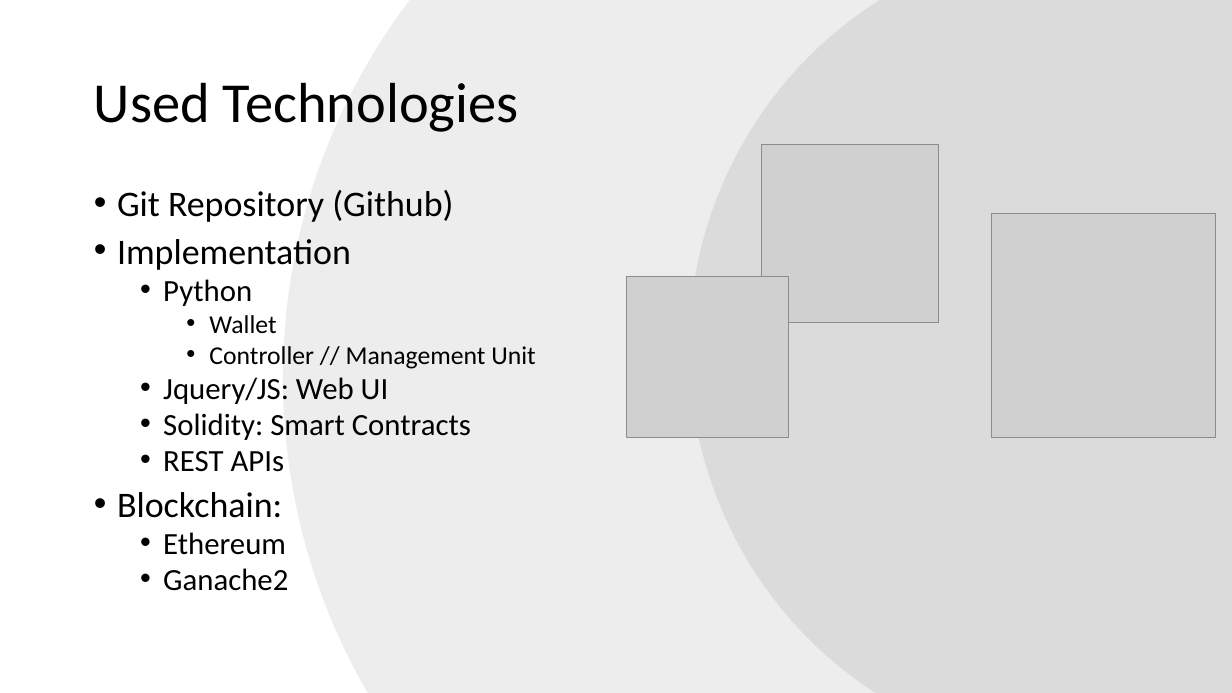
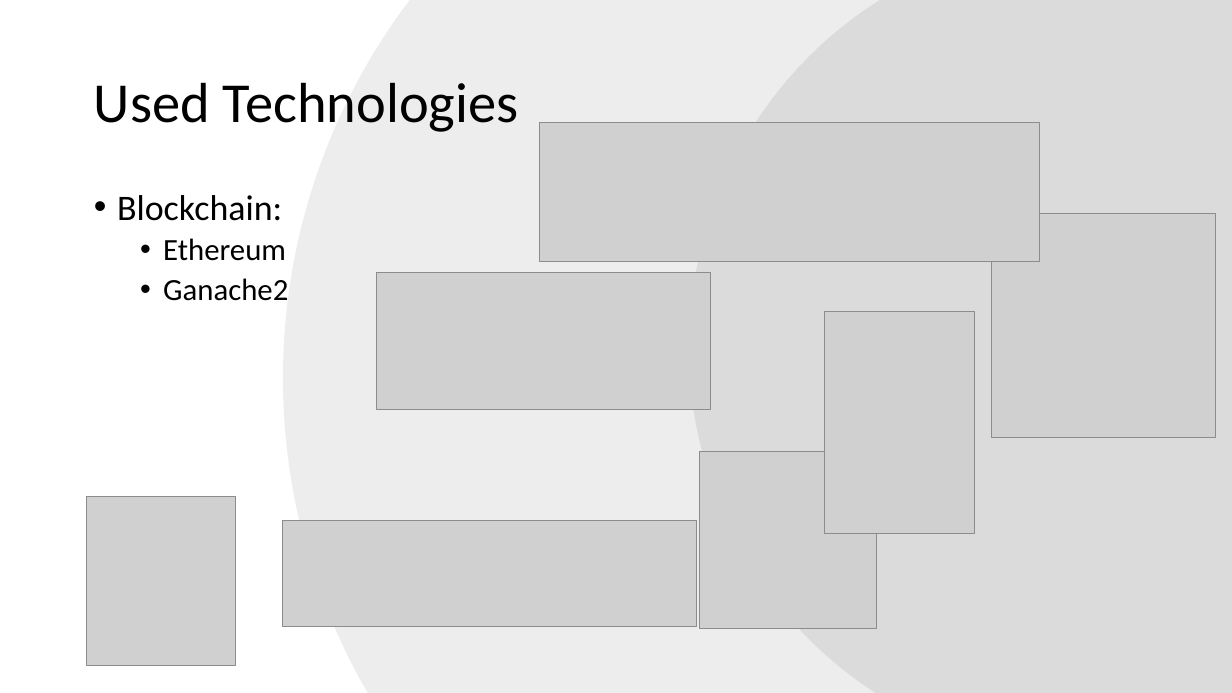
Before and after one commit to JuanPedroGHM/ChainReaction, a slide deck: slide 6 of chainreaction_pitch_2018_02_03_18-00-00.pptx. Drawn at 1232x693 pixels with LibreOffice and Linux fonts; fonts in the diff are those of the drawing; grey boxes stand for pictures. Boxes give left, top, right and bottom in pixels: in the first picture for what was removed or moved away, otherwise in the second. Text is boxed around its words. In the diff, an @@ line names an element or a change of style, - is before the commit and + after.

Commit message:
Updated presentation with more pics

```diff
--- a/chainreaction_pitch_2018_02_03_18-00-00.pptx
+++ b/chainreaction_pitch_2018_02_03_18-00-00.pptx
@@ picture added at <box>540,123,1041,262</box> @@
@@ text "Blockchain:" at <box>117,195,288,301</box>: line spacing 0.8 to 0.9 @@
@@ text at <box>117,190,535,472</box>: paragraphs removed @@
-• Git Repository (Github)
-• Implementation
-  • Python
-    • Wallet
-    • Controller // Management Unit
-  • Jquery/JS: Web UI
-  • Solidity: Smart Contracts
-  • REST APIs
@@ picture added at <box>377,273,711,410</box> @@
@@ picture removed at <box>627,276,788,438</box> @@
@@ picture added at <box>824,312,974,534</box> @@
@@ picture: place and size @@
-picture at <box>762,144,939,322</box>
+picture at <box>700,451,877,628</box>
@@ picture added at <box>86,497,235,665</box> @@
@@ picture added at <box>283,520,697,627</box> @@
```
